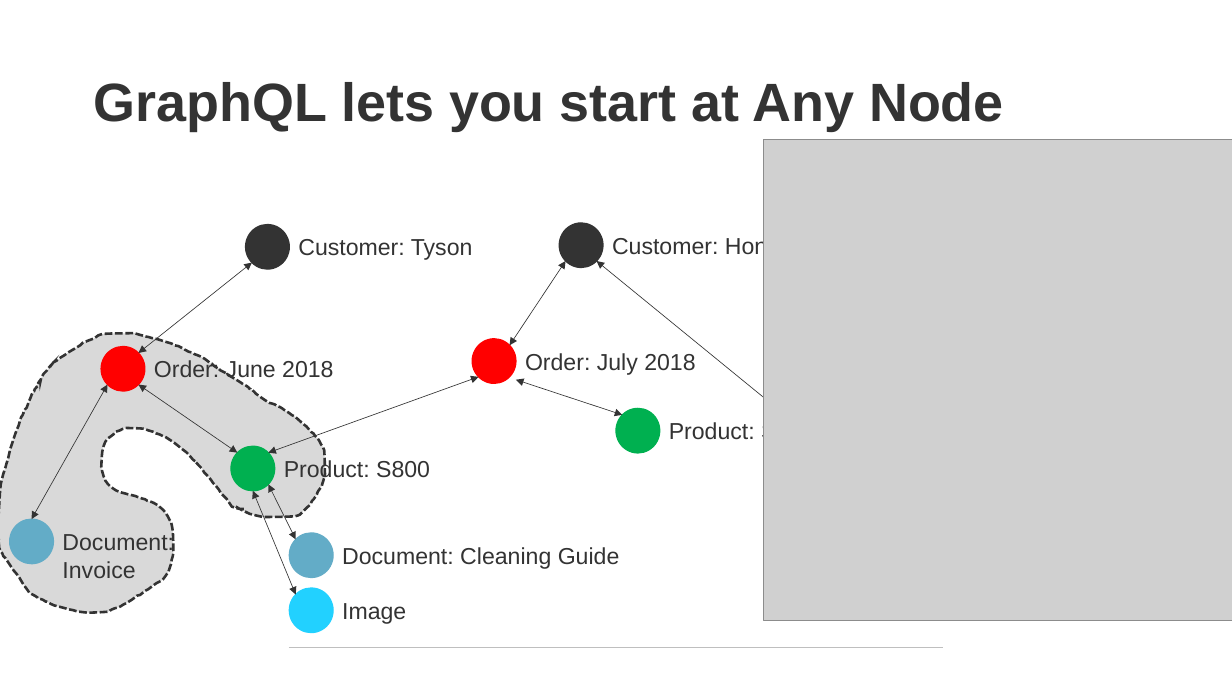
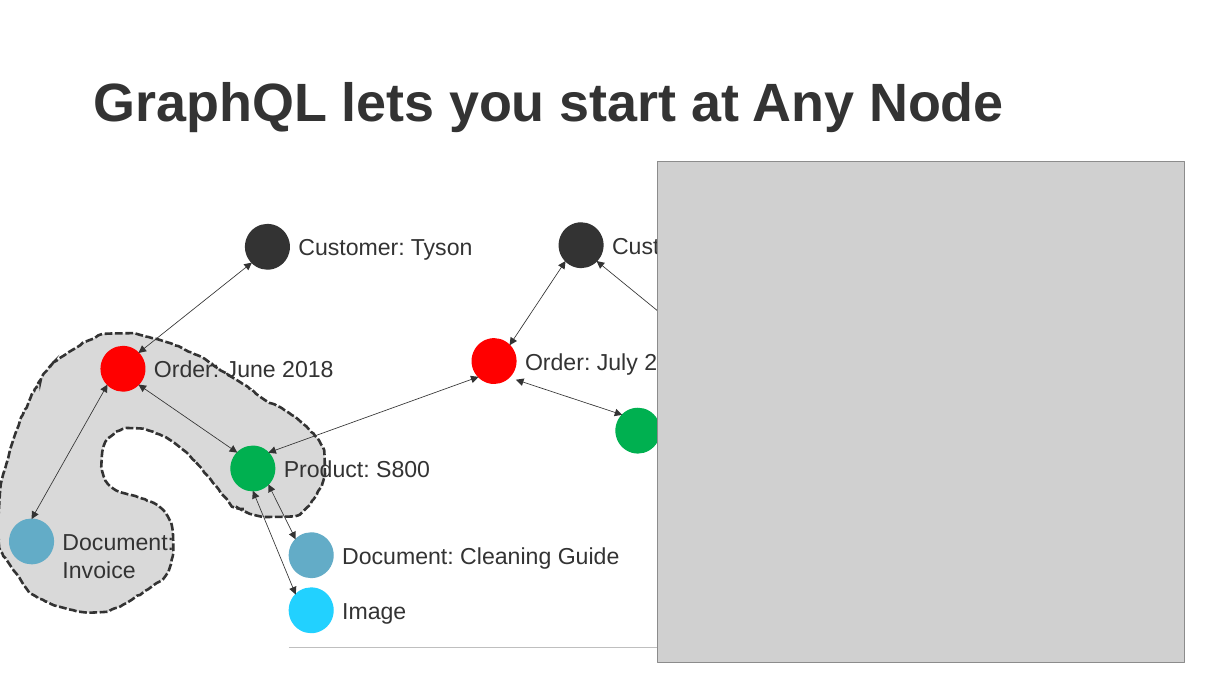
Before and after one commit to NPDSoftwareDev/graphql-presentation, a slide deck: slide 8 of graphql Introduction.pptx. Drawn at 1232x693 pixels with LibreOffice and Linux fonts; fonts in the diff are those of the drawing; grey boxes stand for pictures. Boxes give left, top, right and bottom in pixels: in the first picture for what was removed or moved away, otherwise in the second. Text is boxed around its words. In the diff, an @@ line names an element or a change of style, - is before the commit and + after.

```diff
--- a/graphql Introduction.pptx
+++ b/graphql Introduction.pptx
@@ picture resized from (x1=763, y1=139, x2=1232, y2=620) to (x1=657, y1=162, x2=1185, y2=663) @@
@@ text removed at (x1=669, y1=421, x2=815, y2=445) @@
-Product: S900
```
Also in this commit, not shown: 1 other slide changed, 1 slide added, 1 slide removed, 1 other file.
